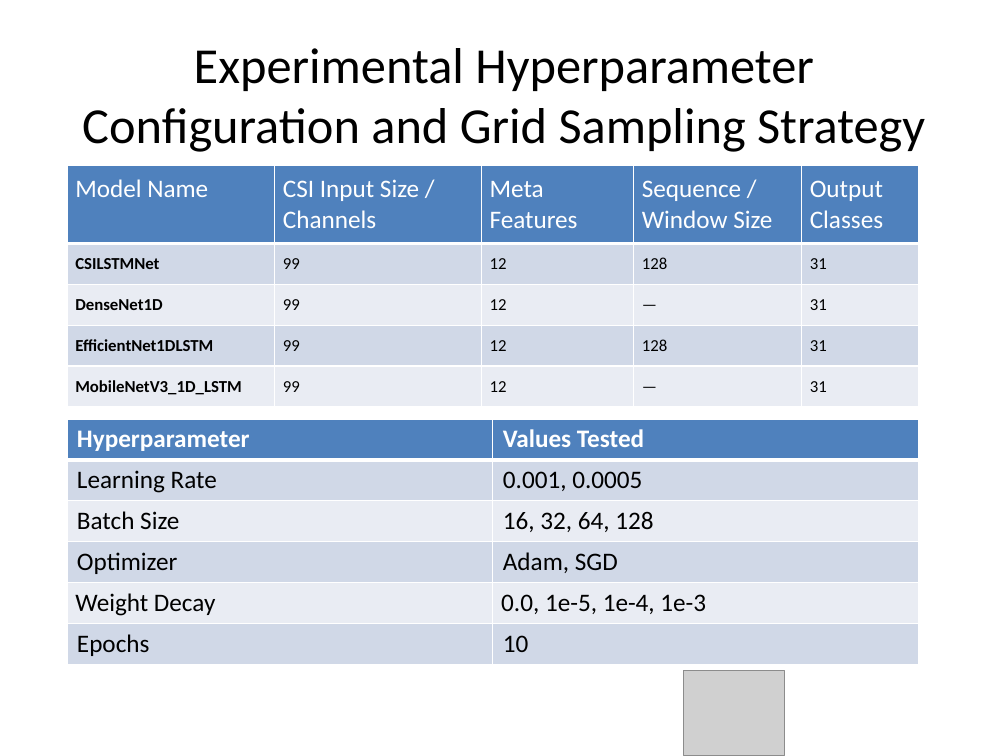
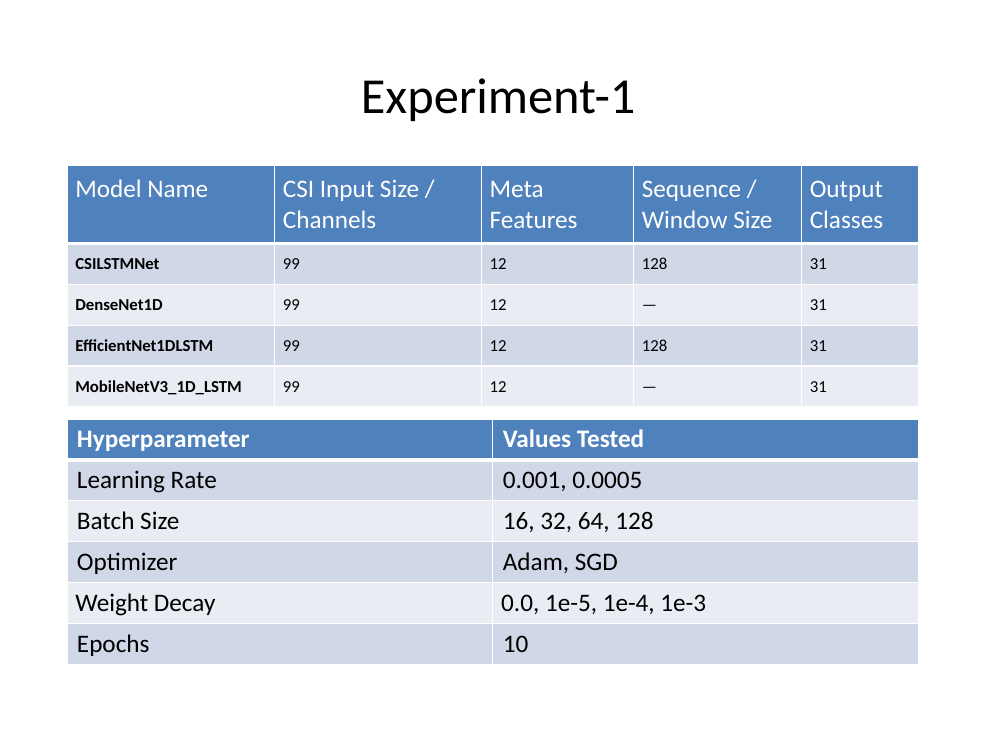
Before and after one commit to mohena-com/wifi_project-phase-2, a slide deck: slide 29 of docs/MTECH AAI COHORT-1_Human_ID_HAR_Dissertation_Project– Presentation_Phase_2__Eval_3_V1.0.pptx. Drawn at 1008x756 pixels with LibreOffice and Linux fonts; fonts in the diff are those of the drawing; grey boxes stand for pictures. Boxes give left, top, right and bottom in pixels: in the first picture for what was removed or moved away, otherwise in the second. Text is boxed around its words. In the diff, an @@ line names an element or a change of style, - is before the commit and + after.

```diff
--- a/docs/MTECH AAI COHORT-1_Human_ID_HAR_Dissertation_Project– Presentation_Phase_2__Eval_3_V1.0.pptx
+++ b/docs/MTECH AAI COHORT-1_Human_ID_HAR_Dissertation_Project– Presentation_Phase_2__Eval_3_V1.0.pptx
@@ title at box(361, 78, 636, 121): text changed @@
-Experimental Hyperparameter Configuration and Grid Sampling Strategy
+Experiment-1
@@ picture removed at box(683, 671, 784, 756) @@
```
Also in this commit, not shown: 3 other slides changed, 5 slides added, 1 other file.
